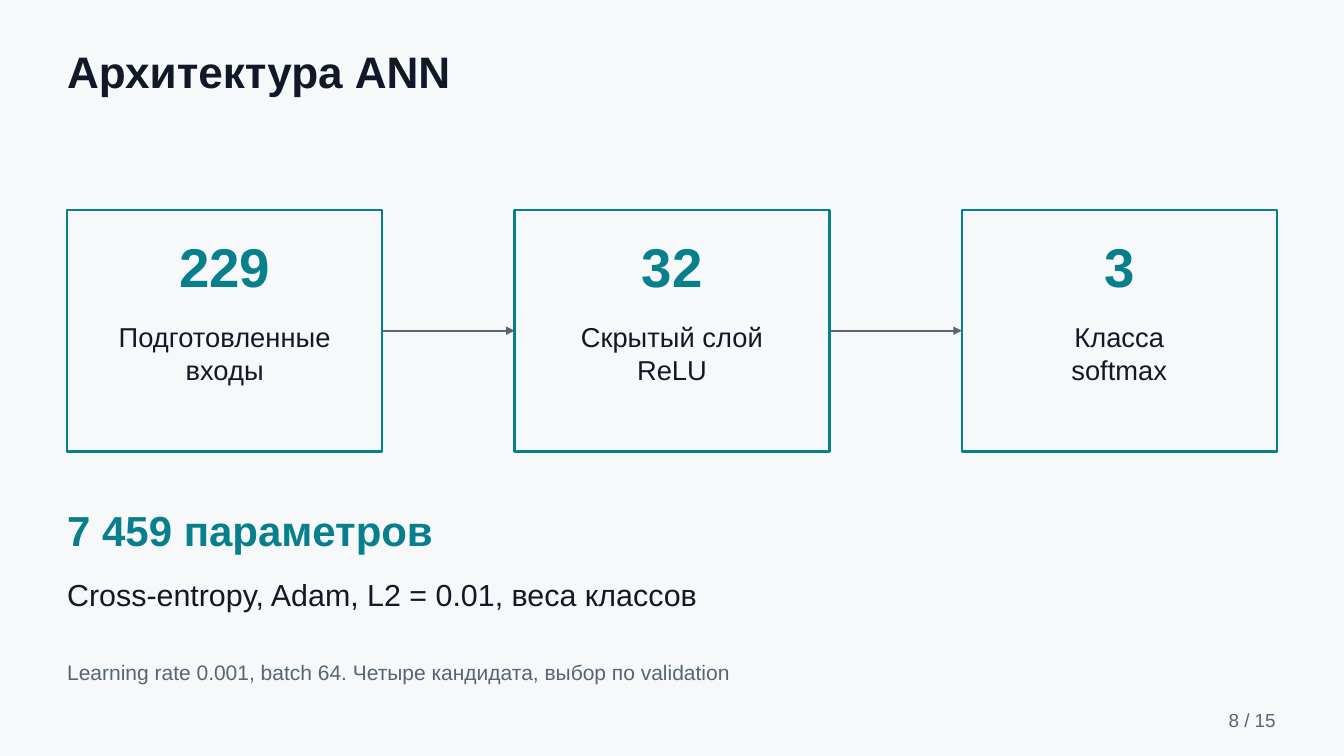
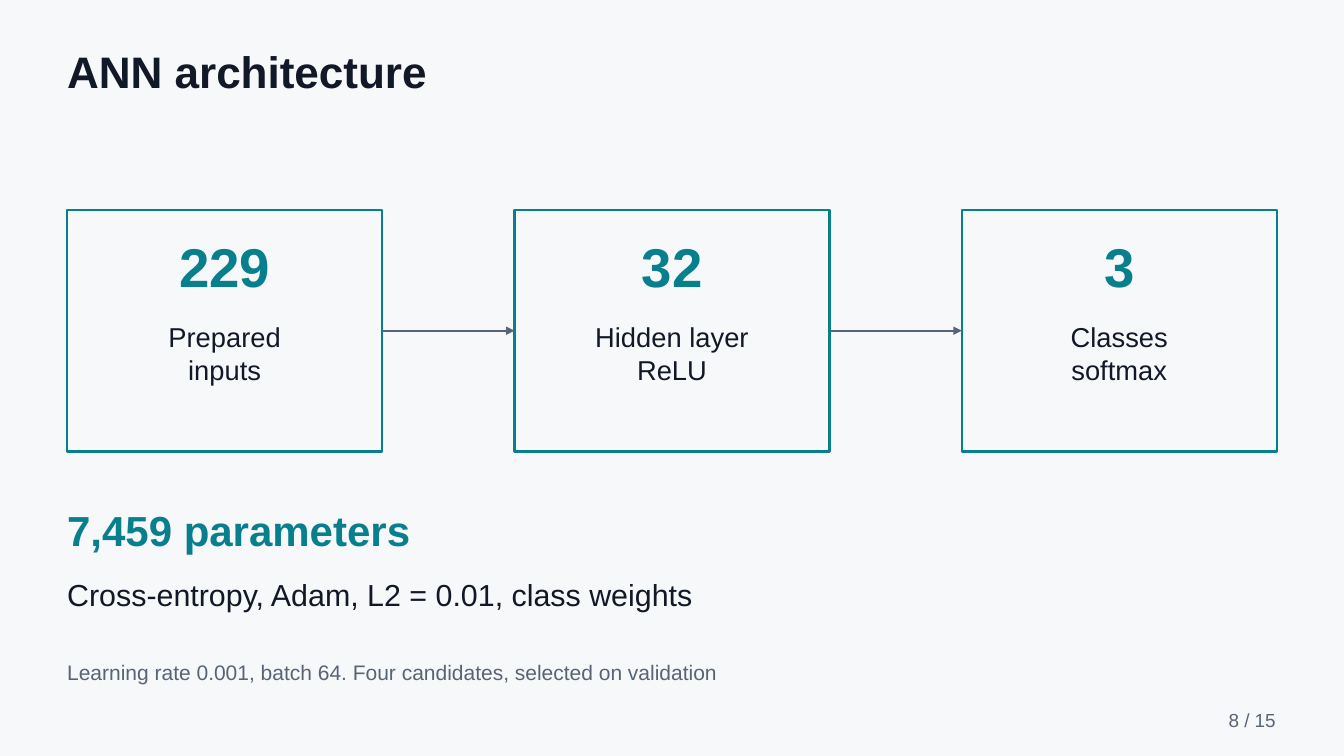
Before and after one commit to ansarchik17/machine_learning_final, a slide deck: slide 8 of output/presentation/student_outcomes_presentation.pptx. Drawn at 1344x756 pixels with LibreOffice and Linux fonts; fonts in the diff are those of the drawing. Boxes give left, top, right and bottom in pixels: in the first picture for what was removed or moved away, otherwise in the second. Text is boxed around its words. In the diff, an @@ line names an element or a change of style, - is before the commit and + after.

```diff
--- a/output/presentation/student_outcomes_presentation.pptx
+++ b/output/presentation/student_outcomes_presentation.pptx
@@ text at bbox=[67, 56, 427, 89]: text changed @@
-Архитектура ANN
+ANN architecture
@@ text at bbox=[168, 327, 280, 385]: text changed @@
-Подготовленные
-входы
+Prepared
+inputs
@@ text at bbox=[595, 327, 748, 352]: text changed @@
-Скрытый слой
+Hidden layer
@@ text at bbox=[1071, 327, 1168, 348]: text changed @@
-Класса
+Classes
@@ text at bbox=[67, 516, 410, 555]: text changed @@
-7 459 параметров
+7,459 parameters
@@ text at bbox=[67, 584, 692, 612]: text changed @@
-Cross-entropy, Adam, L2 = 0.01, веса классов
+Cross-entropy, Adam, L2 = 0.01, class weights
@@ text at bbox=[67, 665, 717, 684]: text changed @@
-Learning rate 0.001, batch 64. Четыре кандидата, выбор по validation
+Learning rate 0.001, batch 64. Four candidates, selected on validation
```
Also in this commit, not shown: 13 other slides changed, 1 slide added, 1 slide removed, 21 other files.
